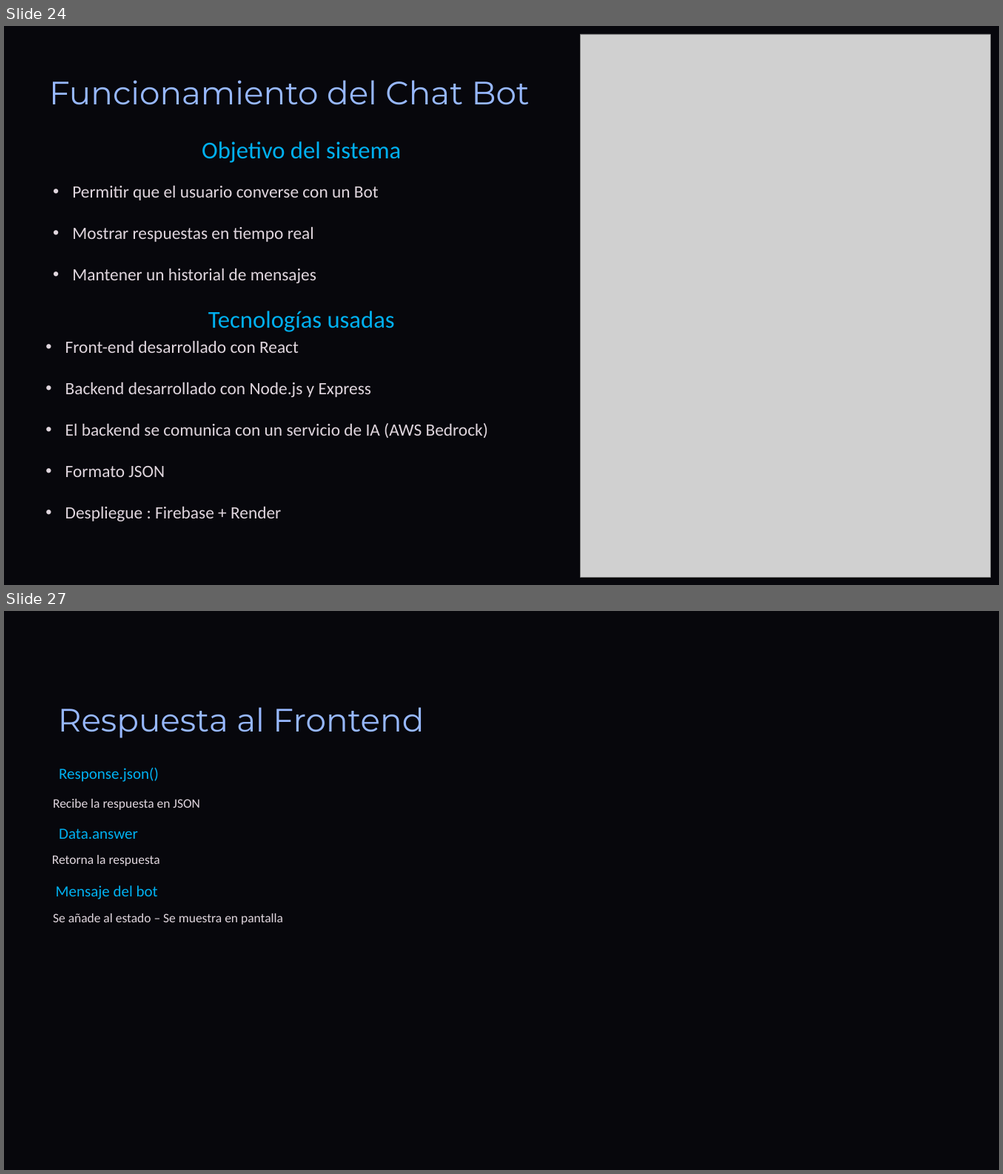
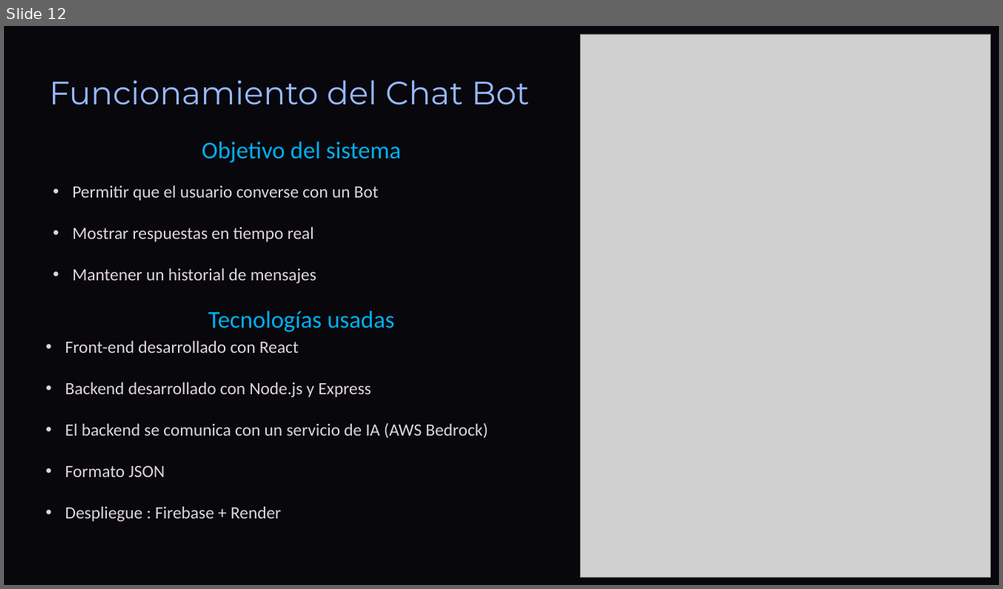
Before and after one commit to DavidCorredorMiguel/proyectogrupo2, a slide deck: Tech-and-Learn-Innovacion-y-Aprendizaje-en-E-commerce (1).pptx. Shown one above the other, each under a label of ours: slides 24 and 27 before the commit, slide 12 after it; the slides between them are not shown. The pictures are 1003x1174 and 1003x589 pixels, drawn with LibreOffice and Linux fonts; fonts in the diff are those of the drawing; grey boxes stand for pictures; background and template pictures are left out. Boxes give left, top, right and bottom in pixels: in the first picture for what was removed or moved away, otherwise in the second. Text is boxed around its words. In the diff, an @@ line names an element or a change of style, - is before the commit and + after.

```diff
--- a/Tech-and-Learn-Innovacion-y-Aprendizaje-en-E-commerce (1).pptx
+++ b/Tech-and-Learn-Innovacion-y-Aprendizaje-en-E-commerce (1).pptx
@@ slide 27 removed at bbox=[4, 611, 999, 1170], background picture (left out); not listed: 1 template element that a slide beside it also shows @@
@@ text removed at bbox=[58, 707, 424, 738] @@
-Respuesta al Frontend
@@ text removed at bbox=[59, 768, 159, 782] @@
-Response.json()
@@ text removed at bbox=[53, 799, 199, 810] @@
-Recibe la respuesta en JSON
@@ text removed at bbox=[59, 829, 138, 839] @@
-Data.answer
@@ text removed at bbox=[52, 855, 160, 866] @@
-Retorna la respuesta
@@ text removed at bbox=[56, 886, 158, 900] @@
-Mensaje del bot
@@ text removed at bbox=[53, 914, 283, 925] @@
-Se añade al estado – Se muestra en pantalla
@@ what was slide 24 is now slide 12 @@
```
Also in this commit, not shown: 5 slides changed, 4 slides added, 2 other slides removed, 1 other file.
